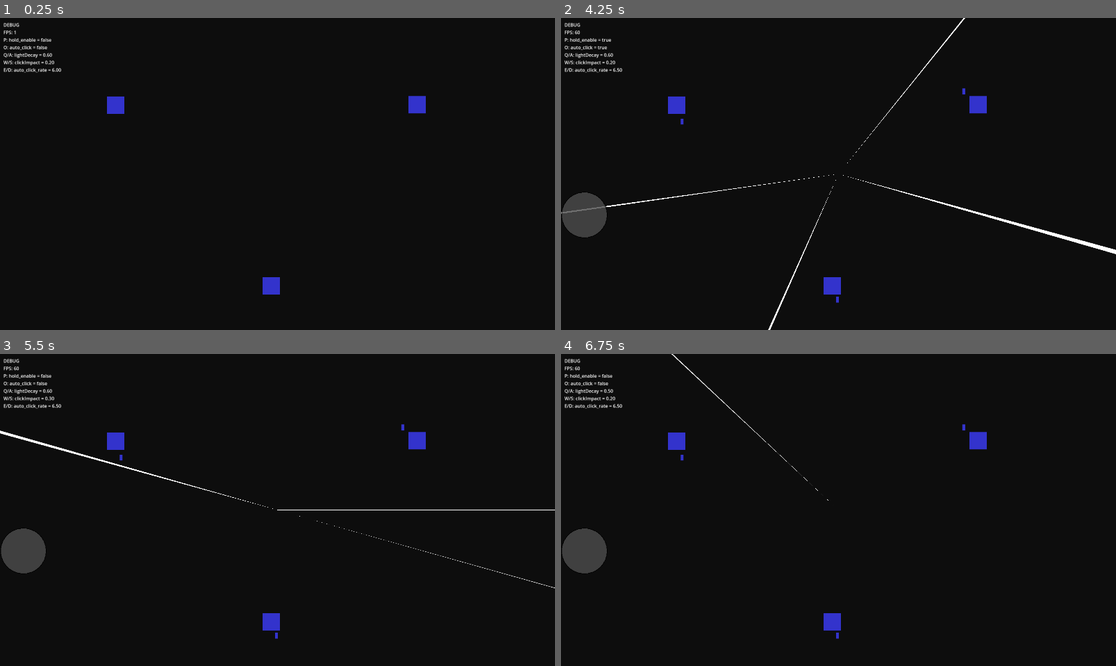
Above: before the commit, frames 1-4 (two rows, left to right).
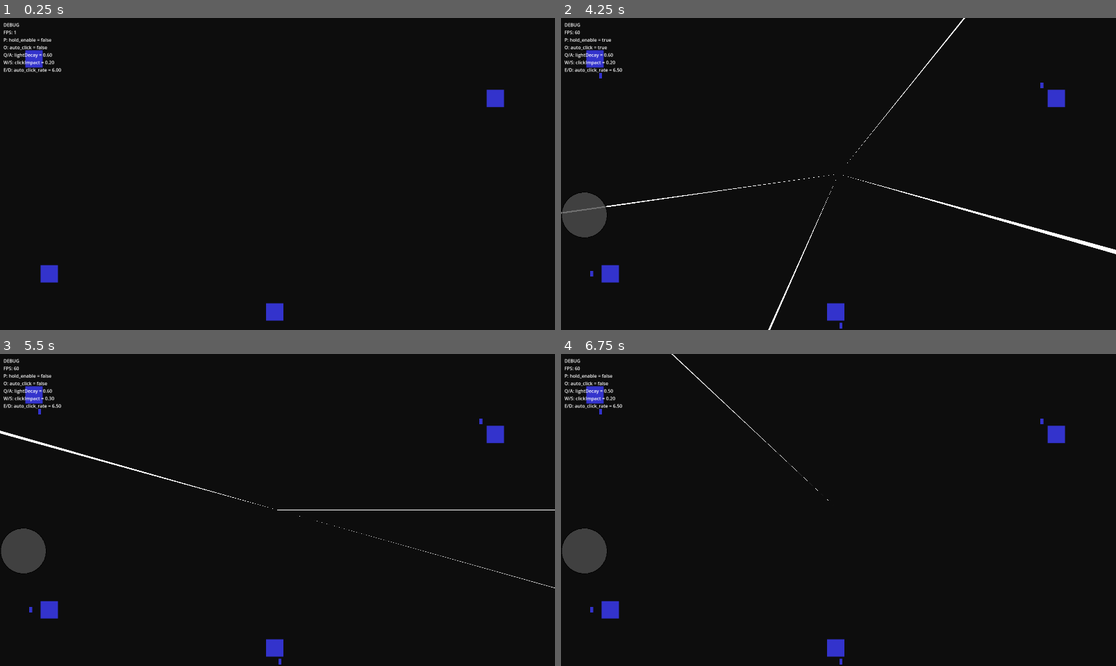
Above: after the commit, the same moments.

Repository: amirblum/OrHaolam-JLM2025
Game: Godot game, scene res://scenes/main/Main.tscn
The game is run twice, just before and just after one commit, with the same random seed, the same clock (stepped at 60 frames per second) and the same inputs.
Inputs (mouse positions are in pixels of both pictures, inside the frame that each line leads up to):
- Up to frame 1 (0.25 s): no input
- Up to frame 2 (4.25 s): tap Enter at 0.5 s; move the mouse to (960, 158) at 0.52 s; hold D 0.53-1.28 s; tap P at 0.6 s; click (960, 158) at 0.67 s; tap Space at 0.77, 1.52, 3.02, 3.77 s; move the mouse to (727, 189) at 1.27 s; hold S 1.28-2.03 s; tap O at 1.35 s; move the mouse to (894, 105) at 2.02 s; hold D 2.03-2.78 s; tap Q at 2.1 s; move the mouse to (810, 236) at 2.77 s; hold W 2.78-3.53 s; tap E at 2.85 s; click (810, 236) at 2.92 s; move the mouse to (1005, 220) at 3.52 s; hold A from 3.53 s (still down); tap T at 3.6 s
- Up to frame 3 (5.5 s): move the mouse to (111, 463) at 4.27 s; tap P at 4.35 s; tap Space at 4.52 s; move the mouse to (305, 510) at 5.02 s; release A at 5.03 s; hold S from 5.03 s (still down); tap O at 5.1 s; click (305, 510) at 5.17 s
- Up to frame 4 (6.75 s): move the mouse to (755, 432) at 5.77 s; release S at 5.78 s; hold D 5.78-6.53 s; tap Q at 5.85 s; tap Space at 6.02 s; move the mouse to (960, 494) at 6.52 s; hold W from 6.53 s (still down); tap E at 6.6 s

The runs differ from the first frame. In frame 1, 1.3% of the frame differs, in the area x 4-91%, y 10-98%; in frame 2, 1.4%, in the area x 4-91%, y 10-100%; in frame 3, 1.4%; in frame 4, 1.4%.

Commit message:
added city moved cities

Diff:
--- a/scenes/main/Main.tscn
+++ b/scenes/main/Main.tscn
@@ -19,19 +19,25 @@
 [node name="Cities" type="Node2D" parent="."]
 
 [node name="City1" parent="Cities" instance=ExtResource("3_city")]
-position = Vector2(400, 301)
+position = Vector2(118, 142)
 spawn_rate = 0.25
 max_spawn_radius = 100.0
 min_spawn_radius = 50.0
 
 [node name="City2" parent="Cities" instance=ExtResource("3_city")]
-position = Vector2(1443, 300)
+position = Vector2(1713, 279)
 spawn_rate = 0.25
 max_spawn_radius = 100.0
 min_spawn_radius = 50.0
 
 [node name="City3" parent="Cities" instance=ExtResource("3_city")]
-position = Vector2(939, 927)
+position = Vector2(951, 1017)
+spawn_rate = 0.25
+max_spawn_radius = 100.0
+min_spawn_radius = 50.0
+
+[node name="City4" parent="Cities" instance=ExtResource("3_city")]
+position = Vector2(171, 885)
 spawn_rate = 0.25
 max_spawn_radius = 100.0
 min_spawn_radius = 50.0
